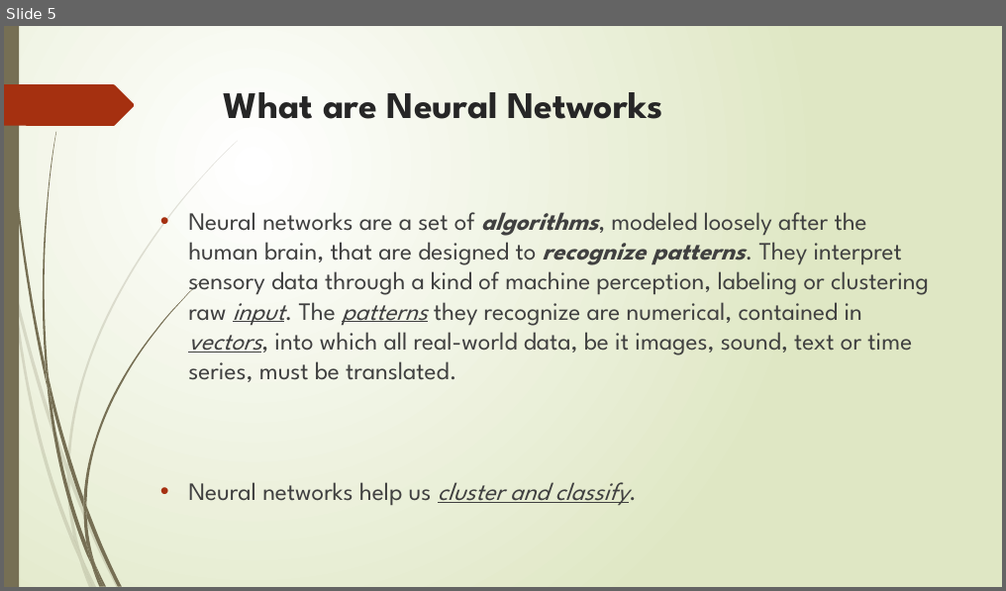
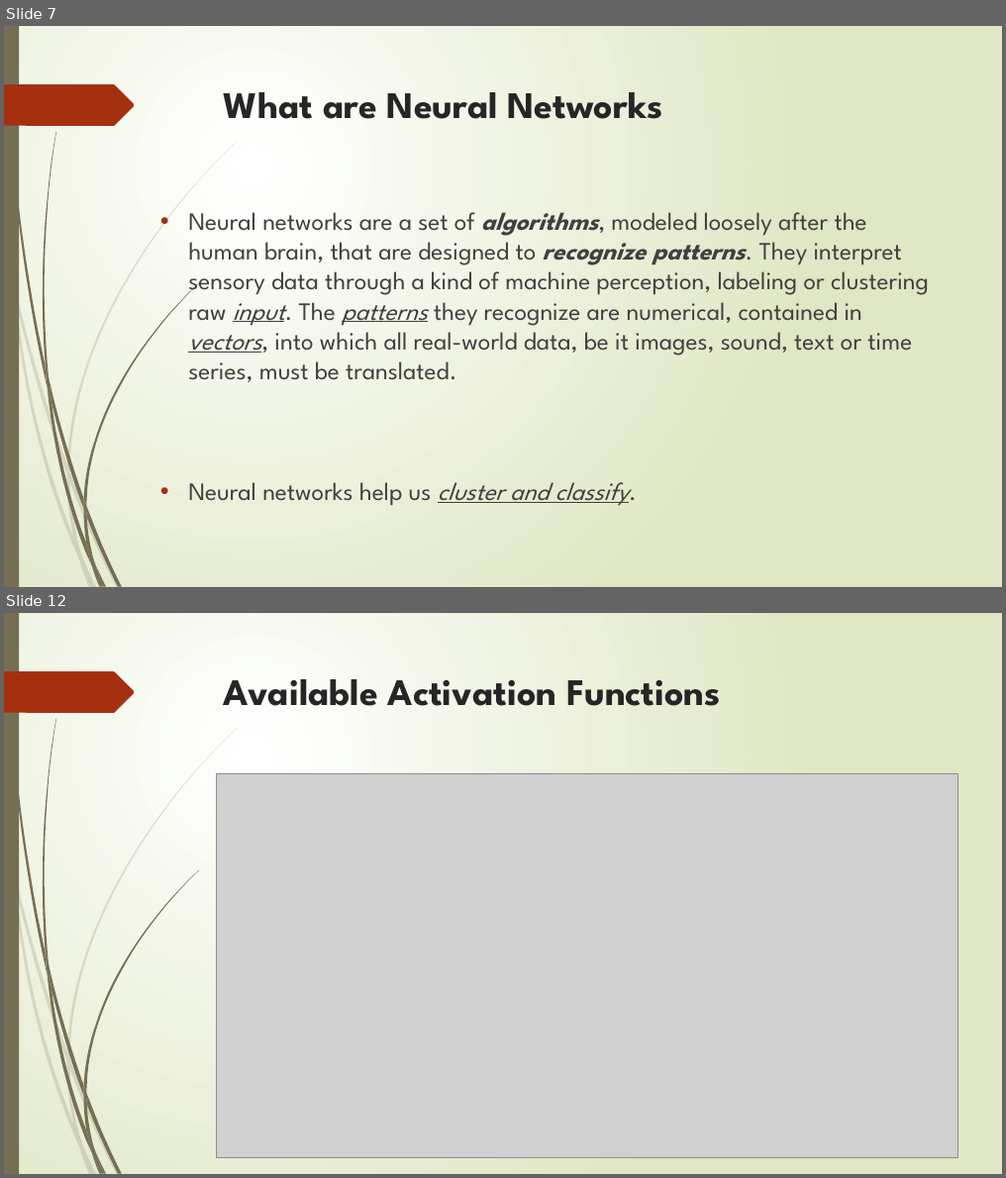
Before and after one commit to angui100/ML_TensorFlow_Workshop, a slide deck: ML_Workshop.pptx. Shown one above the other, each under a label of ours: slide 5 before the commit, slides 7 and 12 after it; the slides between them are not shown. The pictures are 1006x591 and 1006x1178 pixels, drawn with LibreOffice and Linux fonts; fonts in the diff are those of the drawing; grey boxes stand for pictures. Boxes give left, top, right and bottom in pixels: in the first picture for what was removed or moved away, otherwise in the second. Text is boxed around its words. In the diff, an @@ line names an element or a change of style, - is before the commit and + after.

```diff
--- a/ML_Workshop.pptx
+++ b/ML_Workshop.pptx
@@ slide 12 added at box(4, 613, 1002, 1174), background gradient #FFFFFF to #DFE8C4; not listed: 24 template elements that a slide beside it also shows @@
@@ title added at box(224, 679, 720, 706), 36 pt, text #262626, bold @@
+Available Activation Functions
@@ picture added at box(216, 774, 957, 1158) @@
@@ what was slide 5 is now slide 7 @@
```
Also in this commit, not shown: 4 slides changed, 7 other slides added, 1 slide removed, 4 other files.
